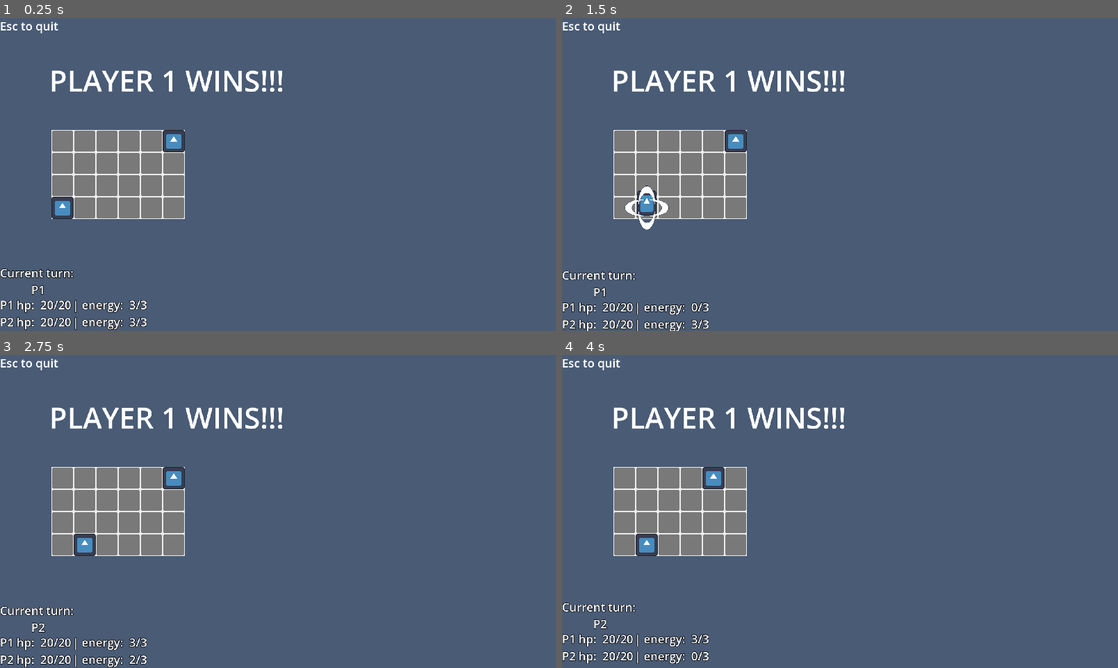
Above: before the commit, frames 1-4 (two rows, left to right).
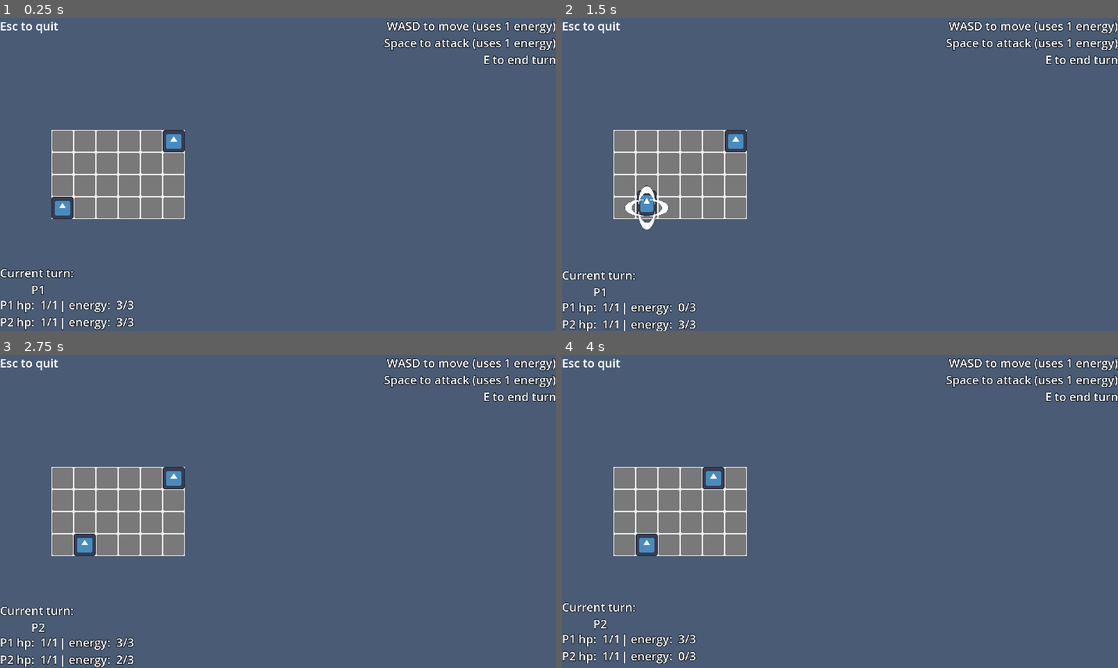
Above: after the commit, the same moments.

Repository: Mark0DumbASSdino/Gridworld-Battle-Simulator
Game: Godot game, scene res://screens/game/game.tscn
Two runs of this game, one before a commit and one after it. Both use one fixed random seed, a clock stepped at 60 frames per second and the inputs below. The engine's default icon, where the game draws it, is replaced by a stand-in: a white triangle on a blue panel in a dark square.
Inputs:
- Up to frame 1 (0.25 s): no input
- Up to frame 2 (1.5 s): hold D (right) 0.53-1.28 s; tap Space (attack) at 0.6, 1.35 s; hold S (down) from 1.28 s (still down)
- Up to frame 3 (2.75 s): release S (down) at 2.03 s; hold D (right) from 2.03 s (still down); tap E (end_turn) at 2.1 s; tap Space (attack) at 2.3 s
- Up to frame 4 (4 s): release D (right) at 2.78 s; hold W (up) 2.78-3.53 s; tap Space (attack) at 2.85, 3.6 s; hold A (left) from 3.53 s (still down)

The runs differ from the first frame. In frame 1, 3.4% of the frame differs, in the area x 7-100%, y 1-100%; in frame 2, 3.4%; in frame 3, 3.4%; in frame 4, 3.4%, in the area x 7-100%, y 1-99%.

Commit message:
Add win condition and restart functionality
Introduces a win signal to the global script and emits it when a character's HP reaches zero. Updates the game and GUI scripts to handle win events, display the winner, and allow restarting the game with the 'R' key. Also updates the scene files to support these changes, including new UI elements and win state handling.

Diff:
--- a/characters/brawn/brawn.gd
+++ b/characters/brawn/brawn.gd
@@ -68,8 +68,9 @@
 	allow_attack = true
 
 func _hitbox_enter(area: Area2D) -> void:
-	if area.name == "hurtbox":
-		pass
+	if area.name == "hurtbox" and area.get_parent() is Character:
+		if area.get_parent().hp <= 0:
+			Global.win.emit(self)
 
 func _hurtbox_enter(area: Area2D) -> void:
 	if area.name == "hitbox":
@@ -78,7 +79,6 @@
 		if hp <= 0:
 			Global.current_turn = null
 
-
 func my_turn_started(_to_who: Character) -> void:
 	#print("It's my turn!: ", self, Global.current_turn)
 	energy = max_energy
--- a/characters/brawn/brawn.tscn
+++ b/characters/brawn/brawn.tscn
@@ -5,6 +5,110 @@
 [ext_resource type="PackedScene" uid="uid://b48imhemvih3s" path="res://character_components/player_component/player_component.tscn" id="3_mfq06"]
 [ext_resource type="PackedScene" uid="uid://dqqd07e06tham" path="res://character_components/grid_limit_component/grid_limit_component.tscn" id="4_2nft6"]
 [ext_resource type="Texture2D" uid="uid://7pd2d2tvj3a7" path="res://art/Trail2.png" id="5_x4tdm"]
+
+[sub_resource type="Animation" id="Animation_x4tdm"]
+length = 0.001
+tracks/0/type = "value"
+tracks/0/imported = false
+tracks/0/enabled = true
+tracks/0/path = NodePath("Icon:scale")
+tracks/0/interp = 1
+tracks/0/loop_wrap = true
+tracks/0/keys = {
+"times": PackedFloat32Array(0),
+"transitions": PackedFloat32Array(1),
+"update": 0,
+"values": [Vector2(0.25, 0.25)]
+}
+tracks/1/type = "value"
+tracks/1/imported = false
+tracks/1/enabled = true
+tracks/1/path = NodePath("Icon:position")
+tracks/1/interp = 1
+tracks/1/loop_wrap = true
+tracks/1/keys = {
+"times": PackedFloat32Array(0),
+"transitions": PackedFloat32Array(1),
+"update": 0,
+"values": [Vector2(0, 0)]
+}
+tracks/2/type = "value"
+tracks/2/imported = false
+tracks/2/enabled = true
+tracks/2/path = NodePath("attack_visual:scale")
+tracks/2/interp = 1
+tracks/2/loop_wrap = true
+tracks/2/keys = {
+"times": PackedFloat32Array(0),
+"transitions": PackedFloat32Array(1),
+"update": 0,
+"values": [Vector2(1e-05, 1e-05)]
+}
+tracks/3/type = "value"
+tracks/3/imported = false
+tracks/3/enabled = true
+tracks/3/path = NodePath("attack_visual:modulate")
+tracks/3/interp = 1
+tracks/3/loop_wrap = true
+tracks/3/keys = {
+"times": PackedFloat32Array(0),
+"transitions": PackedFloat32Array(1),
+"update": 0,
+"values": [Color(1, 1, 1, 0)]
+}
+
+[sub_resource type="Animation" id="Animation_r5pni"]
+resource_name = "attack"
+length = 0.2
+step = 0.05
+tracks/0/type = "value"
+tracks/0/imported = false
+tracks/0/enabled = true
+tracks/0/path = NodePath("Icon:scale")
+tracks/0/interp = 1
+tracks/0/loop_wrap = true
+tracks/0/keys = {
+"times": PackedFloat32Array(0, 0.05, 0.2),
+"transitions": PackedFloat32Array(1, 1, 1),
+"update": 0,
+"values": [Vector2(0.25, 0.25), Vector2(0.2, 0.3), Vector2(0.25, 0.25)]
+}
+tracks/1/type = "value"
+tracks/1/imported = false
+tracks/1/enabled = true
+tracks/1/path = NodePath("Icon:position")
+tracks/1/interp = 1
+tracks/1/loop_wrap = true
+tracks/1/keys = {
+"times": PackedFloat32Array(0, 0.05, 0.2),
+"transitions": PackedFloat32Array(1, 1, 1),
+"update": 0,
+"values": [Vector2(0, 0), Vector2(0, -10), Vector2(0, 0)]
+}
+tracks/2/type = "value"
+tracks/2/imported = false
+tracks/2/enabled = true
+tracks/2/path = NodePath("attack_visual:scale")
+tracks/2/interp = 1
+tracks/2/loop_wrap = true
+tracks/2/keys = {
+"times": PackedFloat32Array(0, 0.2),
+"transitions": PackedFloat32Array(0.5, 1),
+"update": 0,
+"values": [Vector2(1e-05, 1e-05), Vector2(1, 1)]
+}
+tracks/3/type = "value"
+tracks/3/imported = false
+tracks/3/enabled = true
+tracks/3/path = NodePath("attack_visual:modulate")
+tracks/3/interp = 1
+tracks/3/loop_wrap = true
+tracks/3/keys = {
+"times": PackedFloat32Array(0, 0.1, 0.15, 0.2),
+"transitions": PackedFloat32Array(1, 1, 1, 1),
+"update": 0,
+"values": [Color(1, 1, 1, 0), Color(1, 1, 1, 1), Color(1, 1, 1, 1), Color(1, 1, 1, 0)]
+}
 
 [sub_resource type="Animation" id="Animation_2nft6"]
 resource_name = "move"
@@ -47,110 +151,6 @@
 "values": [Color(1, 1, 1, 0)]
 }
 
-[sub_resource type="Animation" id="Animation_x4tdm"]
-length = 0.001
-tracks/0/type = "value"
-tracks/0/imported = false
-tracks/0/enabled = true
-tracks/0/path = NodePath("Icon:scale")
-tracks/0/interp = 1
-tracks/0/loop_wrap = true
-tracks/0/keys = {
-"times": PackedFloat32Array(0),
-"transitions": PackedFloat32Array(1),
-"update": 0,
-"values": [Vector2(0.25, 0.25)]
-}
-tracks/1/type = "value"
-tracks/1/imported = false
-tracks/1/enabled = true
-tracks/1/path = NodePath("Icon:position")
-tracks/1/interp = 1
-tracks/1/loop_wrap = true
-tracks/1/keys = {
-"times": PackedFloat32Array(0),
-"transitions": PackedFloat32Array(1),
-"update": 0,
-"values": [Vector2(0, 0)]
-}
-tracks/2/type = "value"
-tracks/2/imported = false
-tracks/2/enabled = true
-tracks/2/path = NodePath("attack_visual:scale")
-tracks/2/interp = 1
-tracks/2/loop_wrap = true
-tracks/2/keys = {
-"times": PackedFloat32Array(0),
-"transitions": PackedFloat32Array(1),
-"update": 0,
-"values": [Vector2(1e-05, 1e-05)]
-}
-tracks/3/type = "value"
-tracks/3/imported = false
-tracks/3/enabled = true
-tracks/3/path = NodePath("attack_visual:modulate")
-tracks/3/interp = 1
-tracks/3/loop_wrap = true
-tracks/3/keys = {
-"times": PackedFloat32Array(0),
-"transitions": PackedFloat32Array(1),
-"update": 0,
-"values": [Color(1, 1, 1, 0)]
-}
-
-[sub_resource type="Animation" id="Animation_r5pni"]
-resource_name = "attack"
-length = 0.2
-step = 0.05
-tracks/0/type = "value"
-tracks/0/imported = false
-tracks/0/enabled = true
-tracks/0/path = NodePath("Icon:scale")
-tracks/0/interp = 1
-tracks/0/loop_wrap = true
-tracks/0/keys = {
-"times": PackedFloat32Array(0, 0.05, 0.2),
-"transitions": PackedFloat32Array(1, 1, 1),
-"update": 0,
-"values": [Vector2(0.25, 0.25), Vector2(0.2, 0.3), Vector2(0.25, 0.25)]
-}
-tracks/1/type = "value"
-tracks/1/imported = false
-tracks/1/enabled = true
-tracks/1/path = NodePath("Icon:position")
-tracks/1/interp = 1
-tracks/1/loop_wrap = true
-tracks/1/keys = {
-"times": PackedFloat32Array(0, 0.05, 0.2),
-"transitions": PackedFloat32Array(1, 1, 1),
-"update": 0,
-"values": [Vector2(0, 0), Vector2(0, -10), Vector2(0, 0)]
-}
-tracks/2/type = "value"
-tracks/2/imported = false
-tracks/2/enabled = true
-tracks/2/path = NodePath("attack_visual:scale")
-tracks/2/interp = 1
-tracks/2/loop_wrap = true
-tracks/2/keys = {
-"times": PackedFloat32Array(0, 0.2),
-"transitions": PackedFloat32Array(0.5, 1),
-"update": 0,
-"values": [Vector2(1e-05, 1e-05), Vector2(1, 1)]
-}
-tracks/3/type = "value"
-tracks/3/imported = false
-tracks/3/enabled = true
-tracks/3/path = NodePath("attack_visual:modulate")
-tracks/3/interp = 1
-tracks/3/loop_wrap = true
-tracks/3/keys = {
-"times": PackedFloat32Array(0, 0.1, 0.15, 0.2),
-"transitions": PackedFloat32Array(1, 1, 1, 1),
-"update": 0,
-"values": [Color(1, 1, 1, 0), Color(1, 1, 1, 1), Color(1, 1, 1, 1), Color(1, 1, 1, 0)]
-}
-
 [sub_resource type="AnimationLibrary" id="AnimationLibrary_x4tdm"]
 _data = {
 &"RESET": SubResource("Animation_x4tdm"),
--- a/global.gd
+++ b/global.gd
@@ -14,3 +14,4 @@
 )
 
 signal turn_changed(to_who: Character)
+signal win(winning_character: Character)
--- a/project.godot
+++ b/project.godot
@@ -62,6 +62,11 @@
 "events": [Object(InputEventKey,"resource_local_to_scene":false,"resource_name":"","device":-1,"window_id":0,"alt_press …(192 unchanged characters)…
 ]
 }
+restart={
+"deadzone": 0.2,
+"events": [Object(InputEventKey,"resource_local_to_scene":false,"resource_name":"","device":-1,"window_id":0,"alt_pressed":false,"shift_pressed":false,"ctrl_pressed":false,"meta_pressed":false,"pressed":false,"keycode":0,"physical_keycode":82,"key_label":0,"unicode":114,"location":0,"echo":false,"script":null)
+]
+}
 
 [layer_names]
 
--- a/screens/game/game.gd
+++ b/screens/game/game.gd
@@ -3,6 +3,22 @@
 ## Where the combat & shit happens
 class_name Game
 
+var someone_won : bool = false
+
+func _init() -> void:
+	# Signal connections
+	Global.win.connect(_win)
+
 func _input(_event: InputEvent) -> void:
 	if Input.is_action_just_pressed("ui_cancel"):
 		get_tree().change_scene_to_file("res://screens/start/start.tscn")
+
+	if (
+		Input.is_action_just_pressed("restart") and
+		someone_won
+		):
+		get_tree().reload_current_scene()
+
+func _win(winning_char: Character) -> void:
+	print(winning_char.name, " Wins!")
+	someone_won = true
--- a/screens/game/game.tscn
+++ b/screens/game/game.tscn
@@ -35,10 +35,12 @@
 [node name="P1" parent="entities" instance=ExtResource("4_npd5f")]
 position = Vector2(-64, 64)
 start_pos = Vector2(-2, 2)
+max_hp = 1
 
 [node name="P2" parent="entities" instance=ExtResource("4_npd5f")]
 position = Vector2(96, -32)
 start_pos = Vector2(3, -1)
+max_hp = 1
 
 [node name="GUI" type="CanvasLayer" parent="."]
 script = ExtResource("5_g1ktd")
@@ -107,6 +109,7 @@
 
 [node name="win" type="Label" parent="GUI"]
 unique_name_in_owner = true
+visible = false
 offset_left = 98.0
 offset_top = 64.0
 offset_right = 1053.0
@@ -115,3 +118,16 @@
 label_settings = SubResource("LabelSettings_18b3j")
 horizontal_alignment = 1
 vertical_alignment = 1
+
+[node name="controls" type="Label" parent="GUI"]
+anchors_preset = 1
+anchor_left = 1.0
+anchor_right = 1.0
+offset_left = -593.0
+offset_bottom = 171.0
+grow_horizontal = 0
+text = "WASD to move (uses 1 energy)
+Space to attack (uses 1 energy)
+E to end turn"
+label_settings = ExtResource("7_uain1")
+horizontal_alignment = 2
--- a/screens/game/gui.gd
+++ b/screens/game/gui.gd
@@ -1,6 +1,13 @@
 extends CanvasLayer
 
 var time : float
+
+func _init() -> void:
+	# Signal connections
+	Global.win.connect(_win)
+
+func _ready() -> void:
+	%win.hide()
 
 func _process(delta: float) -> void:
 	time = wrapf(time + delta, 0, 180)
@@ -11,3 +18,10 @@
 	%who_turn.global_position.y = (
 		850 + (sin(time) * 10)
 	)
+
+func _win(winning_char: Character) -> void:
+	%win.show()
+	%win.text = str(
+		winning_char.name, " Wins! \n",
+		"Press R to Restart"
+	)
--- a/screens/game/who_turn.gd
+++ b/screens/game/who_turn.gd
@@ -2,4 +2,7 @@
 class_name WhoTurn
 
 func _process(_delta: float) -> void:
-	%turn.text = str("Current turn: \n", Global.current_turn.name)
+	if Global.current_turn:
+		%turn.text = str("Current turn: \n", Global.current_turn.name)
+	else:
+		%turn.text = str("Win")
